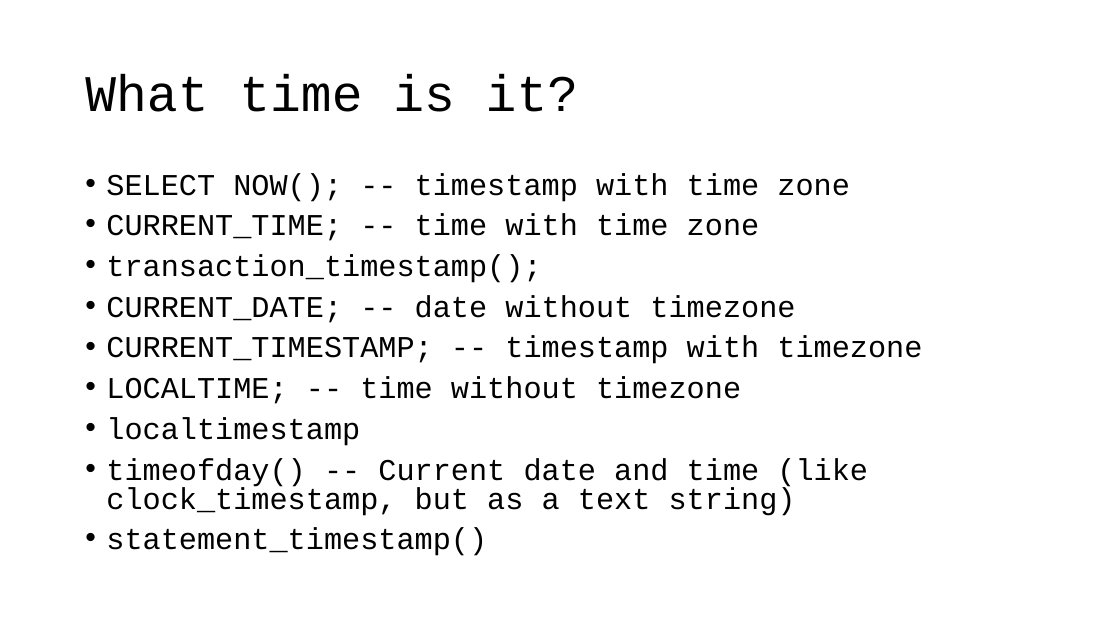
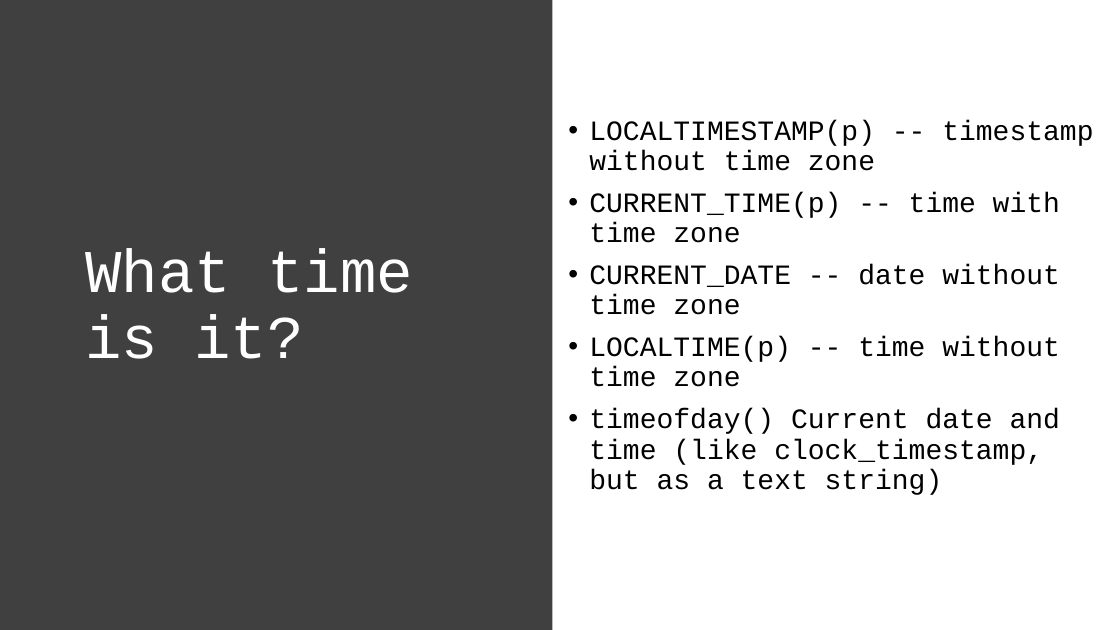
Before and after one commit to VadimAcosta/timestamps_and_intervals, a slide deck: slide 29 of times_and_dates.pptx (slide 30 before the commit). Drawn at 1120x630 pixels with LibreOffice and Linux fonts; fonts in the diff are those of the drawing. Boxes give left, top, right and bottom in pixels: in the first picture for what was removed or moved away, otherwise in the second. Text is boxed around its words. In the diff, an @@ line names an element or a change of style, - is before the commit and + after.

```diff
--- a/times_and_dates.pptx
+++ b/times_and_dates.pptx
@@ rectangle added at [0, 0, 553, 630], fill #404040 @@
@@ title "What time is it?": place and size @@
-title "What time is it?" at [85, 73, 578, 112]
+title "What time is it?" at [85, 248, 413, 359]
@@ title "What time is it?" at [85, 248, 413, 359]: size 44 to 52 pt, text colour #000000 to #FFFFFF @@
@@ text "LOCALTIMESTAMP(p) -- timestamp without time ..." at [589, 120, 1093, 495]: vertical alignment top to middle @@
@@ text at [589, 120, 1093, 495]: text changed; size 25.9 to 24 pt @@
-• SELECT NOW(); -- timestamp with time zone
-• CURRENT_TIME; -- time with time zone
-• transaction_timestamp();
-• CURRENT_DATE; -- date without timezone
-• CURRENT_TIMESTAMP; -- timestamp with timezone
-• LOCALTIME; -- time without timezone
-• localtimestamp
-• timeofday() -- Current date and time (like clock_timestamp, but as a text string)
-• statement_timestamp()
+• LOCALTIMESTAMP(p) -- timestamp without time zone
+• CURRENT_TIME(p) -- time with time zone
+• CURRENT_DATE -- date without time zone
+• LOCALTIME(p) -- time without time zone
+• timeofday() Current date and time (like clock_timestamp, but as a text string)
```
Also in this commit, not shown: 23 other slides changed, 14 slides added, 9 slides removed.
